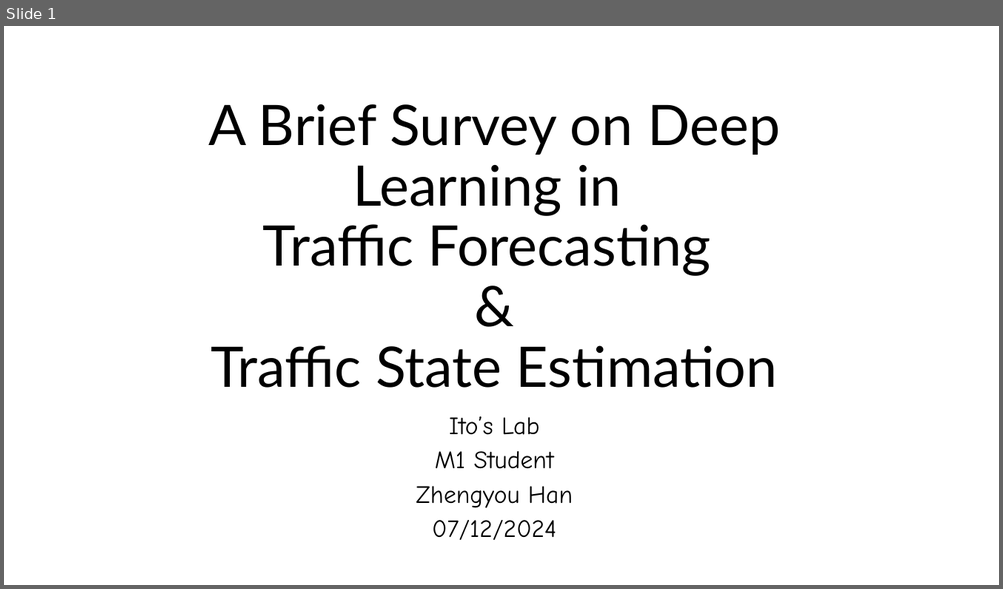
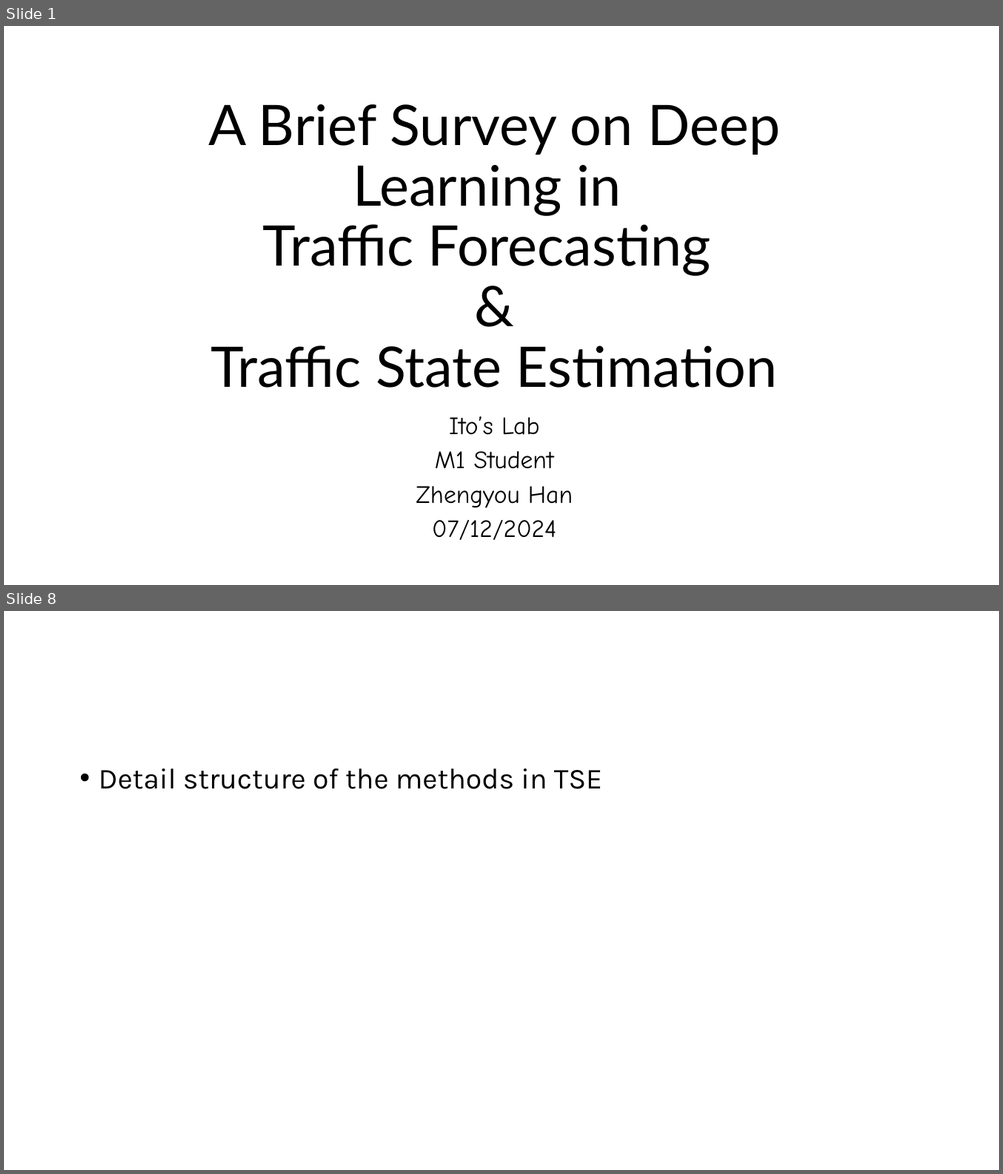
Before and after one commit to zhengyouhan/TransInfos24, a slide deck: Rinko_Drafts/A Brief Survey on Deep Learning in.pptx. Shown one above the other, each under a label of ours: slide 1 before the commit, slides 1 and 8 after it; the slides between them are not shown. The pictures are 1003x589 and 1003x1174 pixels, drawn with LibreOffice and Linux fonts; fonts in the diff are those of the drawing. Boxes give left, top, right and bottom in pixels: in the first picture for what was removed or moved away, otherwise in the second. Text is boxed around its words. In the diff, an @@ line names an element or a change of style, - is before the commit and + after.

```diff
--- a/Rinko_Drafts/A Brief Survey on Deep Learning in.pptx
+++ b/Rinko_Drafts/A Brief Survey on Deep Learning in.pptx
@@ slide 8 added at (4, 611, 999, 1170), background #FFFFFF @@
@@ text added at (99, 769, 602, 789), 28 pt, text #000000 @@
+• Detail structure of the methods in TSE
```
Also in this commit, not shown: 3 slides changed, 6 other slides added, 2 slides removed, 1 other file.
